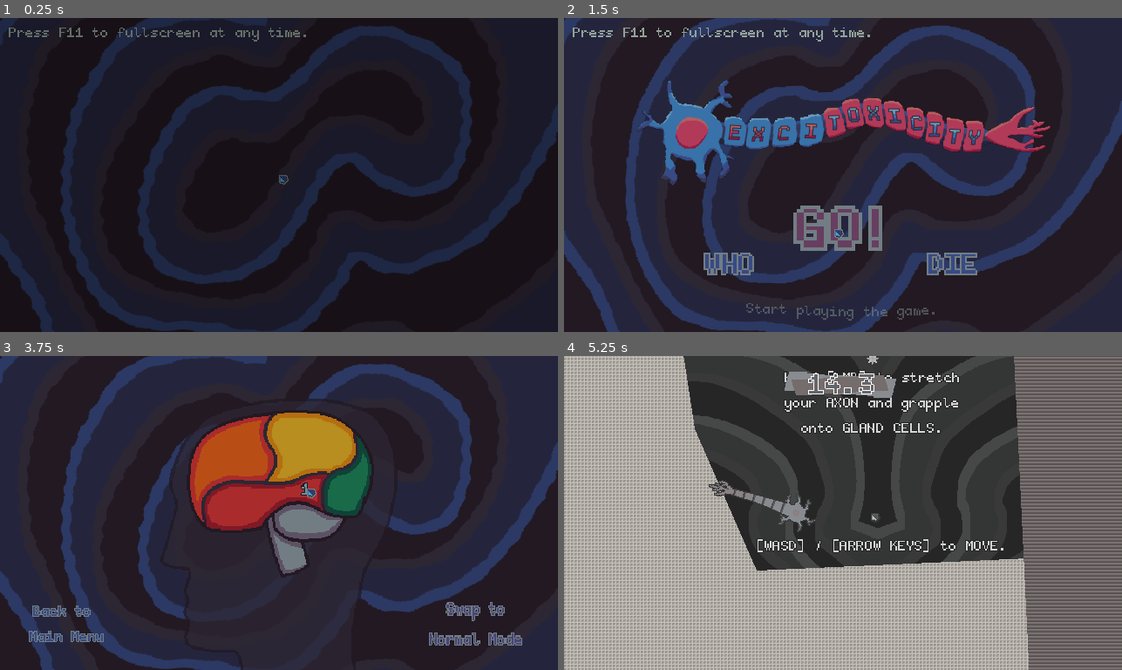
Above: before the commit, frames 1-4 (two rows, left to right).
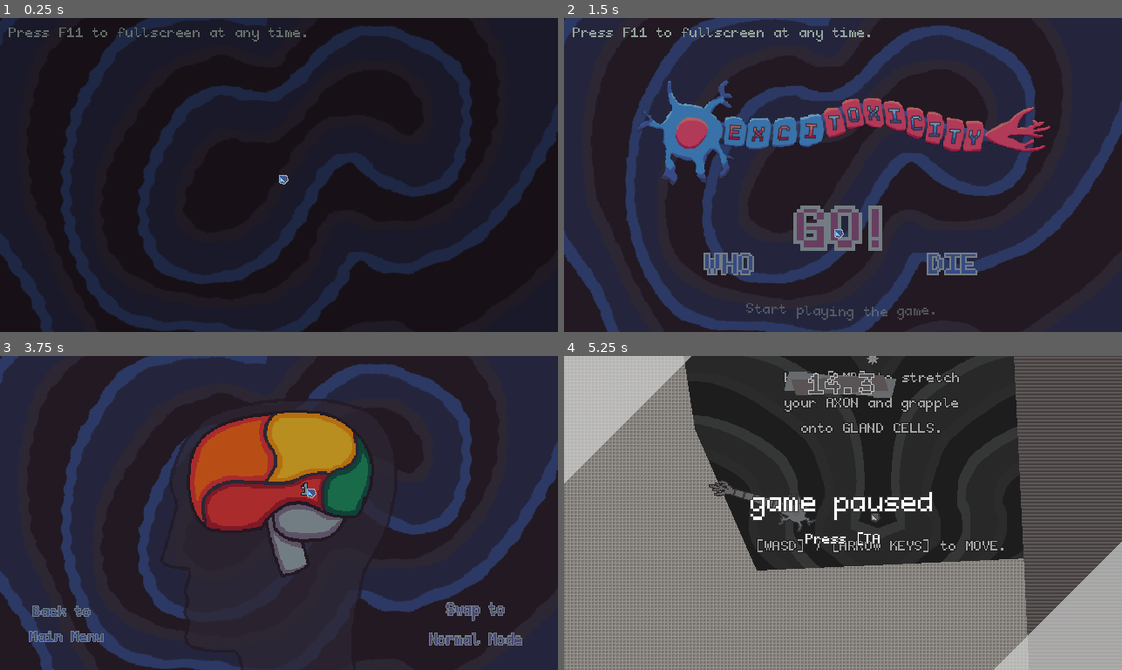
Above: after the commit, the same moments.

Repository: bnhrl/MomentumIsEverythingCountDown
Game: Godot game, scene res://Game/MainMenu/main_menu.tscn
Same seed, same stepped clock (60 frames per second), same inputs: the game is played once before the commit and once after it.
Inputs (mouse positions are in pixels of both pictures, inside the frame that each line leads up to):
- Up to frame 1 (0.25 s): no input
- Up to frame 2 (1.5 s): tap F at 0.5, 1.25 s; move the mouse to (965, 159) at 0.52 s; hold D (right) 0.53-1.28 s; click (965, 159) at 0.6 s; move the mouse to (831, 228) at 1.27 s; hold S (down) from 1.28 s (still down); click (831, 228) at 1.35 s
- Up to frame 3 (3.75 s): move the mouse to (66, 622) at 2.02 s; release S (down) at 2.03 s; hold D (right) 2.03-2.78 s; click (66, 622) at 2.1 s; move the mouse to (474, 622) at 2.77 s; hold W (up) 2.78-3.53 s; click (474, 622) at 2.85 s; move the mouse to (306, 487) at 3.52 s; hold A (left) from 3.53 s (still down); click (306, 487) at 3.6 s
- Up to frame 4 (5.25 s): tap Escape (escape) at 4.15 s; move the mouse to (675, 465) at 4.27 s; click (675, 465) at 4.35 s; tap Tab (pause) at 4.9 s; move the mouse to (870, 513) at 5.02 s; release A (left) at 5.03 s; hold S (down) from 5.03 s (still down); click (870, 513) at 5.1 s

The runs differ from the first frame. In frame 1, less than 0.1% of the frame differs, in the area x 50-52%, y 50-54%; in frame 2, less than 0.1%; in frame 3, less than 0.1%; in frame 4, 57%, in the area x 0-100%, y 0-100%.

Commit message:
Added pause HUD

Diff:
--- /dev/null
+++ b/UI/PauseMenu/pause_menu.gd
@@ -0,0 +1,33 @@
+extends CanvasLayer
+
+
+func _ready() -> void:
+	close(0.0)
+
+func _process(_delta: float) -> void:
+	label.visible_characters = int(visible_characters)
+
+
+const OPEN_TIME := 0.5
+@onready var label: RichTextLabel = $Label
+var visible_characters := 34.0
+var tween: Tween
+func open(time_mult := 1.0) -> void:
+	if tween: tween.kill()
+	tween = create_tween()
+
+	tween.set_parallel(true)
+	tween.tween_property(self, "visible_characters", label.get_total_character_count(), 0.5*time_mult)
+	tween.tween_property($SideLeft, "position:x", -170, OPEN_TIME*time_mult).set_trans(Tween.TRANS_CIRC)
+	tween.tween_property($SideRight, "position:x", 470, OPEN_TIME*time_mult).set_trans(Tween.TRANS_CIRC)
+	tween.tween_property($Back, "modulate:a", 0.5, OPEN_TIME*time_mult).set_trans(Tween.TRANS_EXPO)
+
+func close(time_mult := 1.0) -> void:
+	if tween: tween.kill()
+	tween = create_tween()
+
+	tween.set_parallel(true)
+	tween.tween_property(self, "visible_characters", 0.0, OPEN_TIME*time_mult)
+	tween.tween_property($SideLeft, "position:x", -170 - 180, OPEN_TIME*time_mult).set_trans(Tween.TRANS_CIRC)
+	tween.tween_property($SideRight, "position:x", 470 + 180, OPEN_TIME*time_mult).set_trans(Tween.TRANS_CIRC)
+	tween.tween_property($Back, "modulate:a", 0.0, OPEN_TIME*time_mult).set_trans(Tween.TRANS_EXPO)
--- /dev/null
+++ b/UI/PauseMenu/pause_menu.tscn
@@ -0,0 +1,44 @@
+[gd_scene format=3 uid="uid://d8wmsmcmwfck"]
+
+[ext_resource type="Material" uid="uid://behb1ngel53g" path="res://Assets/Materials/outline_2d.tres" id="1_t3iro"]
+[ext_resource type="Script" uid="uid://bk7mfbw2ds6qi" path="res://UI/PauseMenu/pause_menu.gd" id="1_w5vkt"]
+
+[node name="PauseMenu" type="CanvasLayer" unique_id=1240024196]
+layer = 9
+script = ExtResource("1_w5vkt")
+
+[node name="Back" type="ColorRect" parent="." unique_id=350190489]
+offset_right = 640.0
+offset_bottom = 360.0
+mouse_filter = 2
+color = Color(0, 0, 0, 0.5)
+
+[node name="Label" type="RichTextLabel" parent="." unique_id=1182622038]
+material = ExtResource("1_t3iro")
+offset_right = 640.0
+offset_bottom = 360.0
+mouse_filter = 2
+theme_override_colors/default_color = Color(0.78039217, 0.8627451, 0.8156863, 1)
+bbcode_enabled = true
+text = "[font_size=32]game paused[/font_size]
+Press [TAB] to unpause"
+scroll_active = false
+horizontal_alignment = 1
+vertical_alignment = 1
+
+[node name="SideLeft" type="ColorRect" parent="." unique_id=1054860761]
+offset_left = -170.0
+offset_right = 70.0
+offset_bottom = 240.0
+rotation = -0.7853982
+mouse_filter = 2
+color = Color(0.78031605, 0.86290884, 0.815826, 0.67)
+
+[node name="SideRight" type="ColorRect" parent="." unique_id=386782155]
+offset_left = 470.0
+offset_top = 360.0
+offset_right = 710.0
+offset_bottom = 600.0
+rotation = -0.7853982
+mouse_filter = 2
+color = Color(0.78031605, 0.86290884, 0.815826, 0.67)
--- a/_Globals/Cursor/cursor_layer.tscn
+++ b/_Globals/Cursor/cursor_layer.tscn
@@ -32,6 +32,7 @@
 }]
 
 [node name="Cursor" type="CanvasLayer" unique_id=607214282]
+layer = 10
 script = ExtResource("1_8fpq0")
 
 [node name="CursorObject" type="Node2D" parent="." unique_id=724732679]
--- a/_Globals/Scenes/_Scenes.gd
+++ b/_Globals/Scenes/_Scenes.gd
@@ -3,15 +3,18 @@
 func _ready() -> void:
 	process_mode = Node.PROCESS_MODE_ALWAYS
 	_fade_out()
+	_ready_pause_menu()
 
 func _process(_delta: float) -> void:
 	if Input.is_action_just_pressed("pause"):
 		if get_tree().paused:
 			get_tree().paused = false
 			Effects.unobscure()
+			pause_menu.close()
 		else:
 			get_tree().paused = true
 			Effects.obscure()
+			pause_menu.open()
 
 const SCENES: Dictionary[String, PackedScene] = {
 	"Main Menu":preload("uid://bd8qt04xi4h20"),
@@ -58,6 +61,11 @@
 	return tween.finished
 
 
+var pause_menu: CanvasLayer
+func _ready_pause_menu() -> void:
+	pause_menu = preload("uid://d8wmsmcmwfck").instantiate()
+	add_child(pause_menu)
+
 
 var current_level := 1
 func level_completed(level: int) -> void:
Not shown, added: UI/PauseMenu/pause_menu.gd.uid
